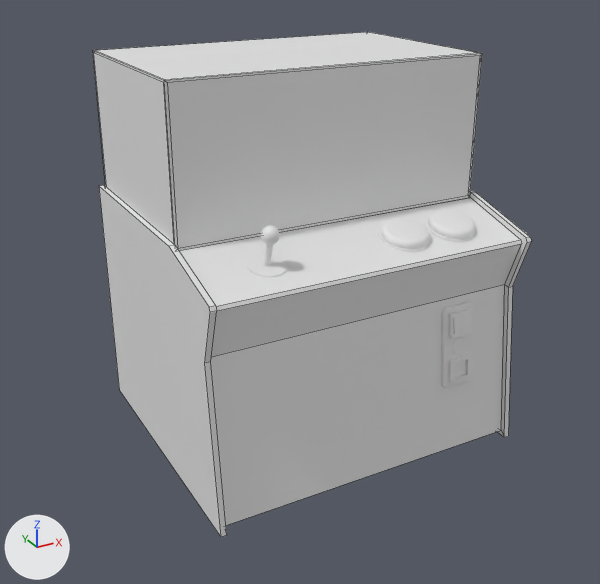
Before and after pictures for a commit that changed the FBX model jkxndfjk/Assets/Models/Machine/Machine.fbx.
Before and after are seen from a camera (50 mm lens) standing at (-1.44, -2.72, 1.8) and looking at (-0.02, -0.15, 0.52). Every picture has the same lights, and +X, +Y and +Z are marked at lower left. Mesh edges are drawn as thin lines on the coarser meshes. Where no turn or scale is listed for an object, it has been applied to the vertices.

Before the edit, the objects in view are built like this:
```python
me_cube = bpy.data.meshes.new('Cube')
me_cube.from_pydata(...)  # 42 vertices, 32 faces; spans x -0.614..0.614, y -0.691..0.39, z -0.025..0.884
me_cube.materials.append(mat_machinebottom)  # its picture is missing
me_cube_165 = bpy.data.meshes.new('Cube.165')
me_cube_165.from_pydata(...)  # 28 vertices, 25 faces; spans x -0.593..0.593, y -0.37..0.37, z -0.005..0.526
me_cube_165.materials.append(mat_machinetop)  # its picture is missing
me_cylinder_004 = bpy.data.meshes.new('Cylinder.004')
me_cylinder_004.from_pydata(...)  # 642 vertices, 610 faces; spans x -0.068..0.068, y -0.067..0.066, z -0.018..0.138
me_cylinder_004.materials.append(mat_extras)  # its picture is missing
ob_joystick = bpy.data.objects.new('Joystick', me_cylinder_004)
ob_joystick.location = (-0.345, -0.519, 0.822)
ob_machinebottom = bpy.data.objects.new('MachineBottom', me_cube)
ob_machinebottom.location = (0.0, 0.0, 0.0)
ob_machinetop = bpy.data.objects.new('MachineTop', me_cube_165)
ob_machinetop.location = (0.0, 0.0, 0.869)
# also in view: 'CoinSlot' at (0.37, -0.63, 0.41); 'ButtonTop' at (0.39, -0.52, 0.84); 'ButtonTop.001' at (0.19, -0.52, 0.84)
```
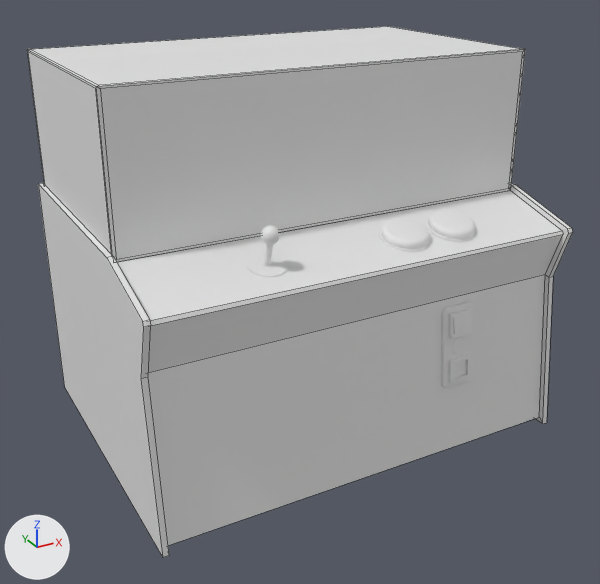
Where the change shows, as pixel boxes [x1, y1, x2, y2] in the pictures (600 x 584 px; the box of a moved part takes in the faces that stretch with it):
```json
{"object": "MachineBottom", "change": "reshaped", "before": [99, 185, 531, 537], "after": [38, 183, 573, 557], "on screen": "24% wider, 6% taller"}
{"object": "MachineTop", "change": "reshaped", "before": [93, 32, 482, 250], "after": [27, 26, 525, 262], "on screen": "28% wider, 8% taller"}
{"part": 1, "of": "me_cube", "change": "moved or reshaped", "before": [169, 245, 227, 537], "after": [107, 257, 169, 557]}
{"part": 2, "of": "me_cube", "change": "moved or reshaped", "before": [99, 185, 221, 536], "after": [38, 183, 163, 557]}
{"part": 3, "of": "me_cube", "change": "moved or reshaped", "before": [179, 192, 531, 525], "after": [117, 184, 573, 545]}
{"part": 4, "of": "me_cube", "change": "moved or reshaped", "before": [359, 190, 504, 437], "after": [123, 183, 542, 423]}
```

Edits to the scene script, one JSON object a line:
```json
{"block": "me_cube", "where": "me_cube.from_pydata(...)  # 42 vertices, 32 faces; spans x -0.614..0.614, y -0.691..0.39, z -0.025..0.884"}
{"block": "me_cube", "where": "# used by ob_machinebottom; location = (0.0, 0.0, 0.0)"}
{"block": "me_cube", "change": "me_cube part 1: all 15 vertices in x -0.614..-0.593, y -0.691..-0.37, z -0.025..0.884 are moved by (-0.2, 0.0, 0.0)"}
{"block": "me_cube", "change": "me_cube part 2: all 6 vertices in x -0.614..-0.593, y 0.37..0.39, z -0.025..0.884 are moved by (-0.2, 0.144, 0.0)"}
{"block": "me_cube", "change": "me_cube part 3: all 15 vertices in x 0.593..0.614, y -0.691..-0.37, z -0.025..0.884 are moved by (0.2, 0.0, 0.0)"}
{"block": "me_cube", "change": "me_cube part 4: all 6 vertices in x 0.593..0.614, y 0.37..0.39, z -0.025..0.884 are moved by (0.2, 0.144, 0.0)"}
{"block": "me_cube_165", "where": "# used by ob_machinetop; location = (0.0, 0.0, 0.869)"}
{"op": "remove", "block": "me_cube_165", "code": "me_cube_165.from_pydata(...)  # 28 vertices, 25 faces; spans x -0.593..0.593, y -0.37..0.37, z -0.005..0.526"}
{"op": "add", "block": "me_cube_165", "code": "me_cube_165.from_pydata(...)  # 28 vertices, 25 faces; spans x -0.795..0.795, y -0.37..0.513, z -0.005..0.526"}
{"block": "me_cube_165", "change": "me_cube_165 part 5: 28 of 28 vertices moved; they spanned x -0.593..0.593, y -0.37..0.37, z -0.005..0.526 and now span x -0.795..0.795, y -0.37..0.513, z -0.005..0.526; mean shift (0.0, 0.072, 0.0); largest move (-0.593, 0.37, -0.005) -> (-0.795, 0.513, -0.005)"}
```
